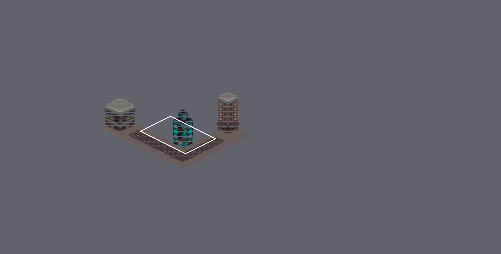
Two versions of a level (Tiled map, Proyecto2/Game/maps/map_prototype.tmx). The first picture is a wide view before the edit; the outline marks the close-up.
Close-up. As it was:
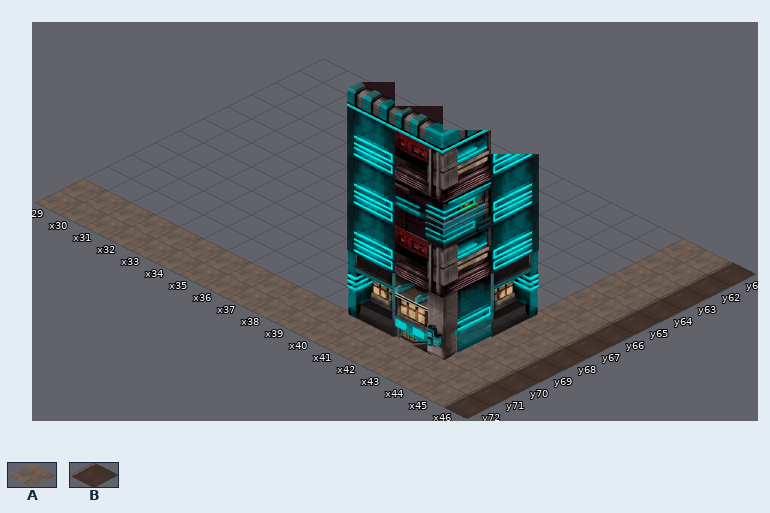
Cells are 128x64 px. Isometric: x runs down to the right, y down to the left. Shown: x 29..46, y 61..72. The commit also changed other parts of the map, which this record leaves out.
Key: from "floors": A 7, B 9 turned 180.
_ is an empty cell.
Layers that did not change in this view are not listed.
Layer "floor" before, first column x 29:
61 _______________AAB
62 _______________AAB
63 _______________AAB
64 _______________AAB
65 _______________AAB
66 _______________AAB
67 _______________AAB
68 _______________AAB
69 _______________AAB
70 _______________AAB
71 AAAAAAAAAAAAAAAAAB
72 AAAAAAAAAAAAAAAAAB
After the commit:
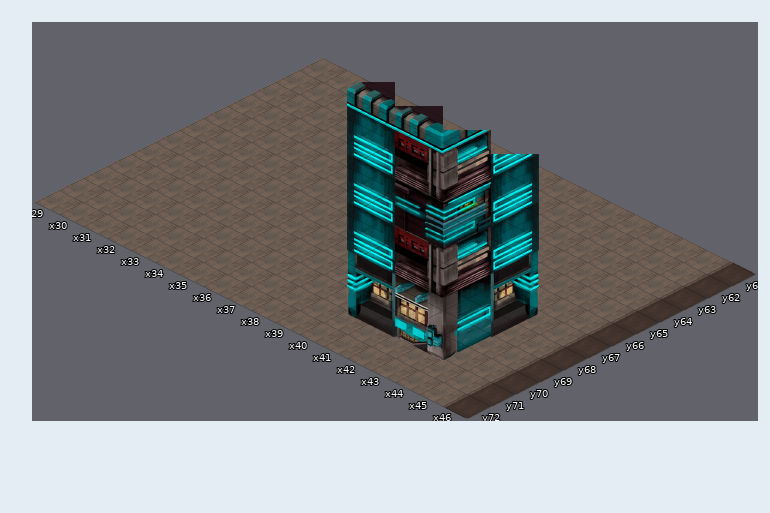
The exact change:
Changed rows in their new state; . is an unchanged cell.
Layer "floor":
first column x 29:
61 AAAA.A.A.AAAAAA
62 AAA.......AAAAA
63 AAAA.......AAAA
64 AAAAA.......AAA
65 AAAAAA......AAA
66 AAAAAAA.......A
67 AAAAAAAA.......
68 AAAAAAAAA......
69 AAAAAAAAAA.....
70 AAAAAAAAAAA....
Pixel boxes of the changes (left, top, right, bottom) in both close-ups:
added: (83, 58, 683, 310)
